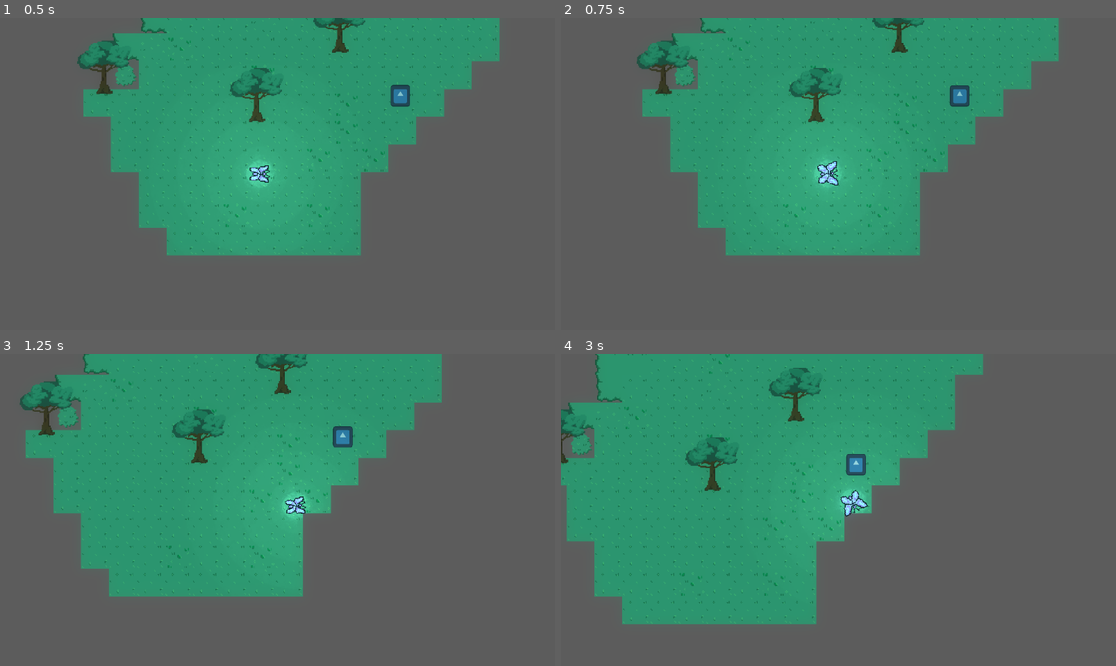
Above: before the commit, frames 1-4 (two rows, left to right).
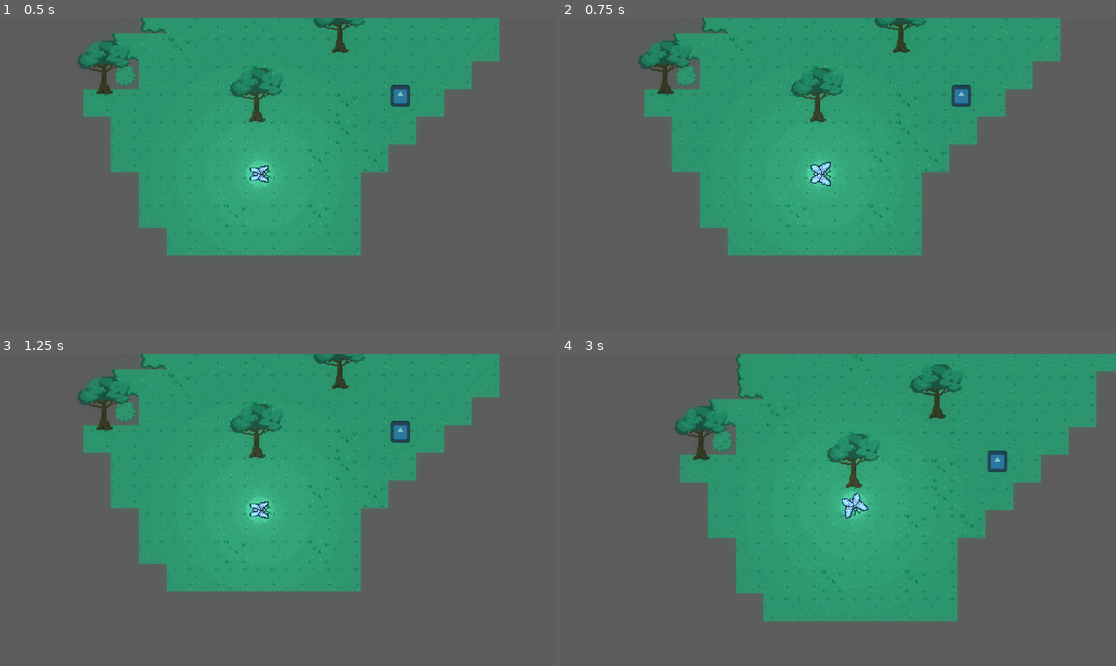
Above: after the commit, the same moments.

Repository: Zaiyai/ButterflyGame
Game: Godot game, scene res://level/world.tscn
The game is run twice, just before and just after one commit, with the same random seed, the same clock (stepped at 60 frames per second) and the same inputs. The engine's default icon, where the game draws it, is replaced by a stand-in: a white triangle on a blue panel in a dark square.
Inputs (mouse positions are in pixels of both pictures, inside the frame that each line leads up to):
- Up to frame 1 (0.5 s): no input
- Up to frame 2 (0.75 s): tap Enter at 0.5 s; move the mouse to (960, 158) at 0.52 s; click (960, 158) at 0.6 s
- Up to frame 3 (1.25 s): no input
- Up to frame 4 (3 s): move the mouse to (727, 525) at 1.27 s; click (727, 525) at 1.35 s; move the mouse to (894, 441) at 2.02 s; click (894, 441) at 2.1 s; move the mouse to (810, 572) at 2.77 s; click (810, 572) at 2.85 s

Frame 1 is identical in both runs. In frame 2, 2.7% of the frame differs, in the area x 13-90%, y 0-77%; in frame 3, 20%; in frame 4, 47%, in the area x 0-100%, y 0-87%.

Commit message:
made the player not go towards a position outside of the map

Diff:
--- a/player/player.gd
+++ b/player/player.gd
@@ -23,6 +23,9 @@
 @onready var animation_tree = $AnimationTree
 @onready var state_machine = animation_tree.get("parameters/playback")
 
+# Tilemap layer
+@onready var grassLayer : TileMapLayer = get_parent().get_node("Grass")
+
 # Mouse Position Check
 func _ready():
 	clickPosition = global_position
@@ -32,12 +35,16 @@
 
 # Mouse Position Check and Turn
 	if Input.is_action_just_pressed("left click"):
-		clickPosition = get_global_mouse_position()
-		clickTargetRot = global_position.angle_to_point(clickPosition)
-		closeClick = false
+		var initialClickPosition = get_global_mouse_position()
 
-		if position.distance_to(clickPosition) <= 35:
-			closeClick = true
+		# If click is inside tilemap
+		if grassLayer.get_cell_source_id(grassLayer.local_to_map(initialClickPosition)) != -1:
+			clickPosition = initialClickPosition
+			clickTargetRot = global_position.angle_to_point(clickPosition)
+			closeClick = false
+
+			if position.distance_to(clickPosition) <= 35:
+				closeClick = true
 
 # Player Movement
 	if !closeClick:
@@ -47,8 +54,7 @@
 				velocity = velocity.move_toward(forwardFace * speed, acceleration * delta)
 		else:
 			velocity = velocity.move_toward(Vector2.ZERO, friction * delta)
-
-	if closeClick:
+	else: # If close click
 		if position.distance_to(clickPosition) > 5:
 			velocity = velocity.move_toward(position.direction_to(clickPosition) * speed, (acceleration * delta)/3)
 		else:
Not shown: 1 places in player/player.tscn that only renumber resources
